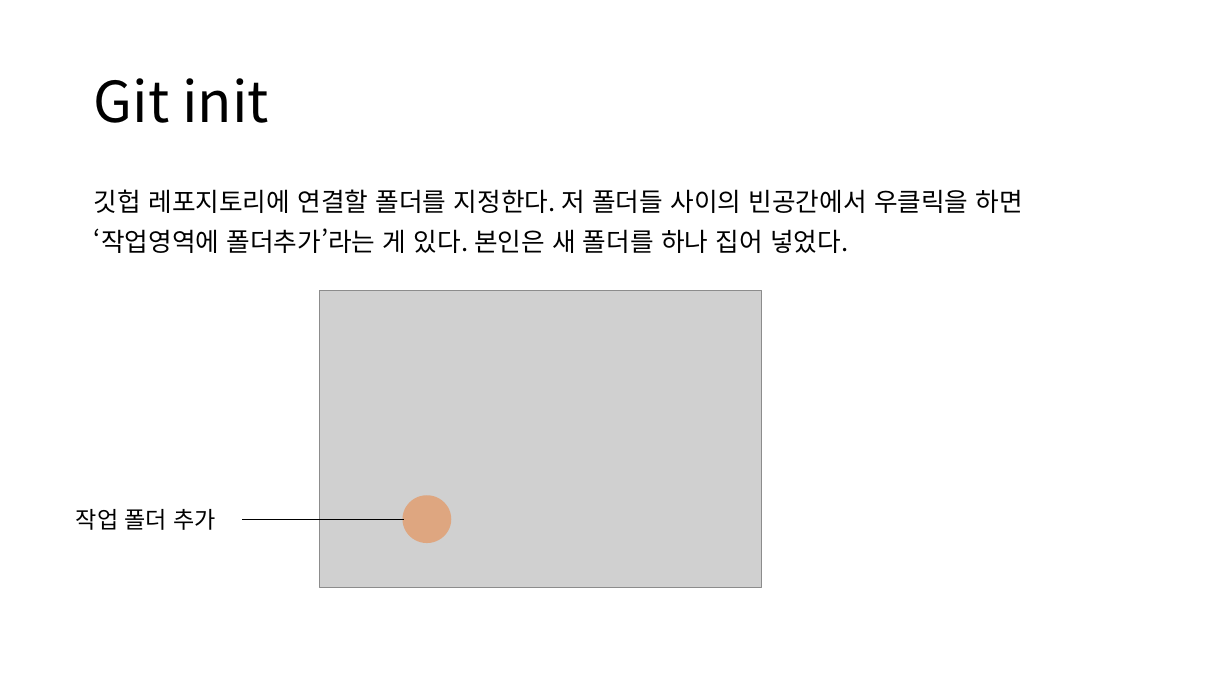
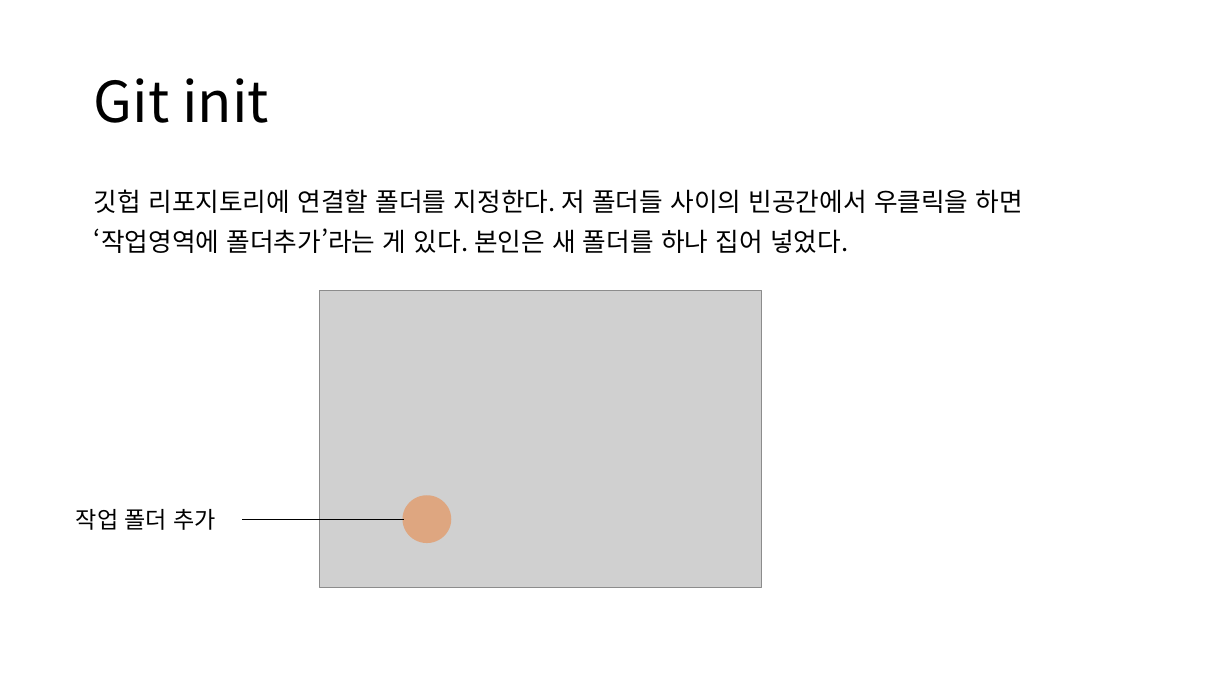
Before and after one commit to Likelion-Algorithm/AlgoStudy, a slide deck: slide 4 of 깃 사용법 정리.pptx. Drawn at 1232x693 pixels with LibreOffice and Linux fonts; fonts in the diff are those of the drawing; grey boxes stand for pictures. Boxes give left, top, right and bottom in pixels: in the first picture for what was removed or moved away, otherwise in the second. Text is boxed around its words. In the diff, an @@ line names an element or a change of style, - is before the commit and + after.

```diff
--- a/깃 사용법 정리.pptx
+++ b/깃 사용법 정리.pptx
@@ text at bbox=[94, 189, 1023, 213]: text changed @@
-깃헙 레포지토리에 연결할 폴더를 지정한다. 저 폴더들 사이의 빈공간에서 우클릭을 하면
+깃헙 리포지토리에 연결할 폴더를 지정한다. 저 폴더들 사이의 빈공간에서 우클릭을 하면
```
Also in this commit, not shown: 11 other slides changed.
